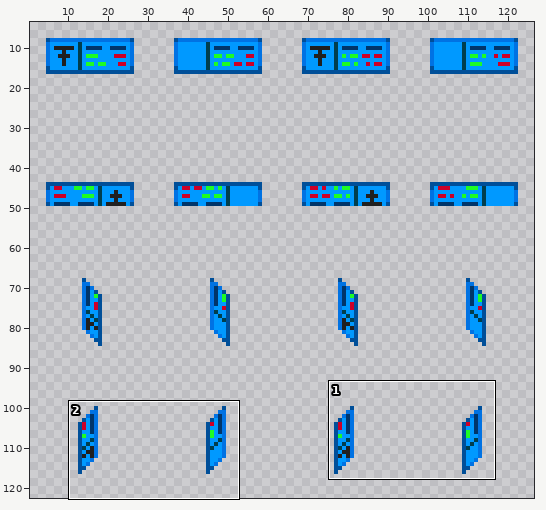
Two versions of one sprite sheet, Resources/Textures/_NF/Structures/Machines/computers.rsi/station_atm.png. The picture above shows the old version from afar; the outline marks the close-up.
Close-up. First the earlier version:
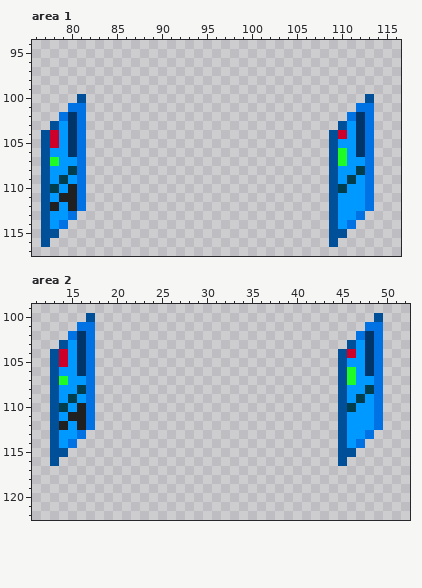
The file is 128x128 pixels. Colours within 5 levels of each other are drawn and written as one. Shown: area 1: x 76..116, y 94..117; area 2: x 11..52, y 99..122. The wide view leaves out empty margins.
Now the later version:
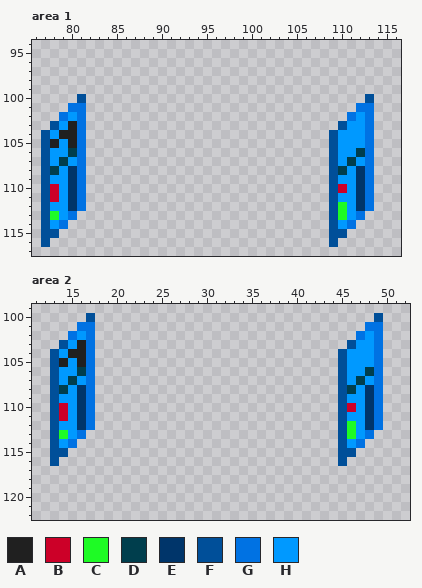
Palette (. is transparent): A #202020  B #cc0028  C #1efb25  D #003e4d  E #00356a  F #004f99  G #0072e3  H #0099ff
What changed:
Area 1:
y 102: x 80 E -> H; x 112 E -> H
y 103: x 80 E -> A; x 112 E -> H
y 104: x 78..80 BHE -> HAA; x 110 B -> H; x 112 E -> H
y 105: x 78 B -> A; x 80 E -> A; x 112 E -> H
y 106: x 80 E -> D; x 110 C -> H; x 112 E -> D
y 107: x 78..79 CH -> HD; x 110..111 CH -> HD
y 108: x 78 H -> D; x 80 D -> E; x 110 H -> D; x 112 D -> E
y 109: x 79..80 DH -> HE; x 111..112 DH -> HE
y 110: x 78 D -> B; x 80 A -> E; x 110 D -> B; x 112 H -> E
y 111: x 78..80 HAA -> BHE; x 112 H -> E
y 112: x 78 A -> H; x 80 A -> E; x 110 H -> C; x 112 H -> E
y 113: x 78 H -> C; x 110 H -> C
Area 2:
y 102: x 16 E -> H; x 48 E -> H
y 103: x 16 E -> A; x 48 E -> H
y 104: x 14..16 BHE -> HAA; x 46 B -> H; x 48 E -> H
y 105: x 14 B -> A; x 16 E -> A; x 48 E -> H
y 106: x 16 E -> D; x 46 C -> H; x 48 E -> D
y 107: x 14..15 CH -> HD; x 46..47 CH -> HD
y 108: x 14 H -> D; x 16 D -> E; x 46 H -> D; x 48 D -> E
y 109: x 15..16 DH -> HE; x 47..48 DH -> HE
y 110: x 14 D -> B; x 16 A -> E; x 46 D -> B; x 48 H -> E
y 111: x 14..16 HAA -> BHE; x 48 H -> E
y 112: x 14 A -> H; x 16 A -> E; x 46 H -> C; x 48 H -> E
y 113: x 14 H -> C; x 46 H -> C
